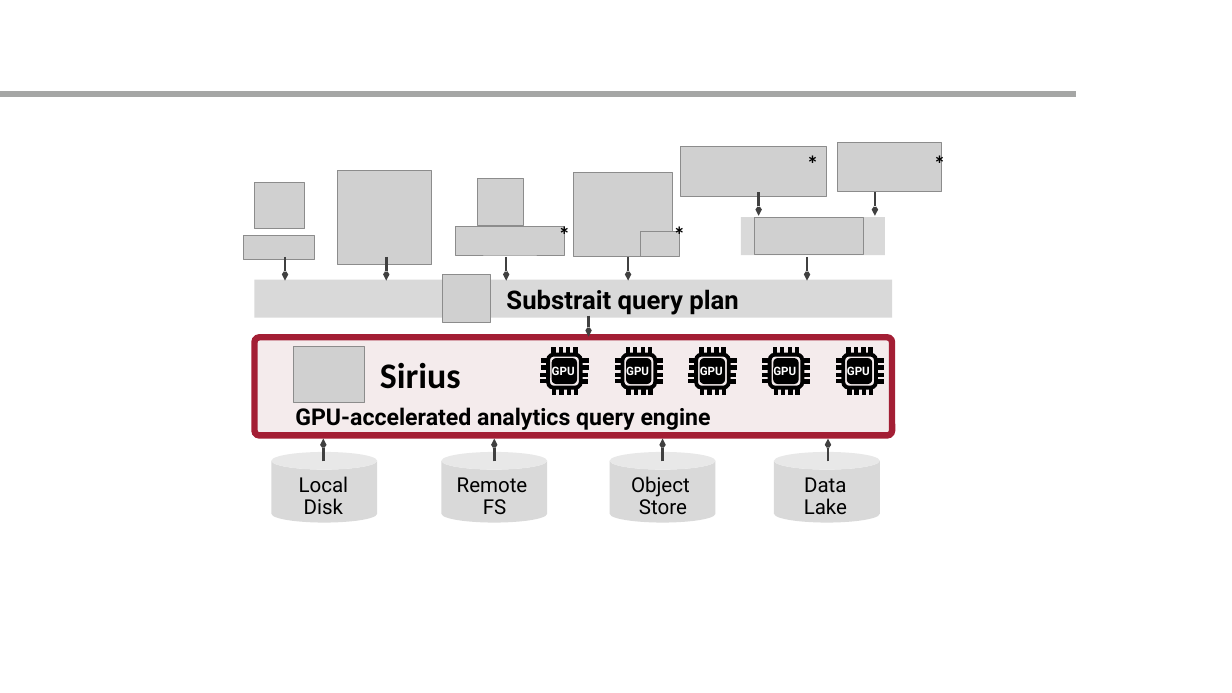
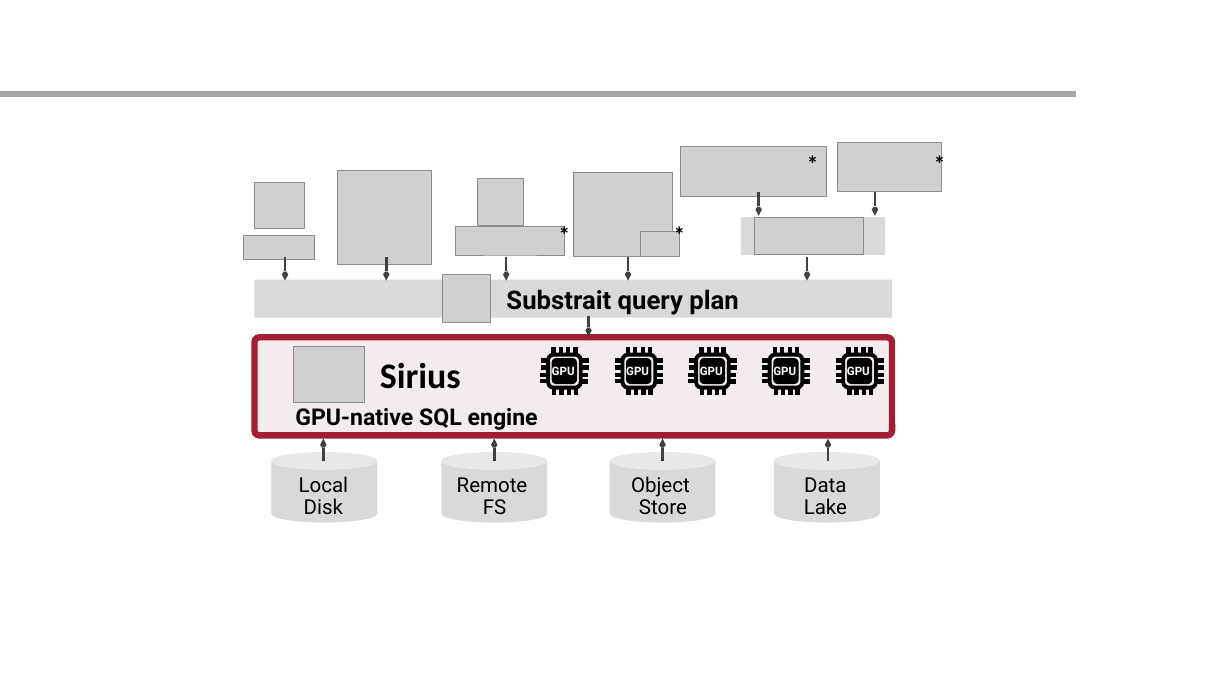
Before and after one commit to sirius-db/sirius-db.github.io, a slide deck: slide 1 of images/sirius.pptx. Drawn at 1232x693 pixels with LibreOffice and Linux fonts; fonts in the diff are those of the drawing; grey boxes stand for pictures. Boxes give left, top, right and bottom in pixels: in the first picture for what was removed or moved away, otherwise in the second. Text is boxed around its words. In the diff, an @@ line names an element or a change of style, - is before the commit and + after.

```diff
--- a/images/sirius.pptx
+++ b/images/sirius.pptx
@@ text at (295, 408, 538, 430): text changed @@
-GPU-accelerated analytics query engine
+GPU-native SQL engine
```
Also in this commit, not shown: 48 other files.
